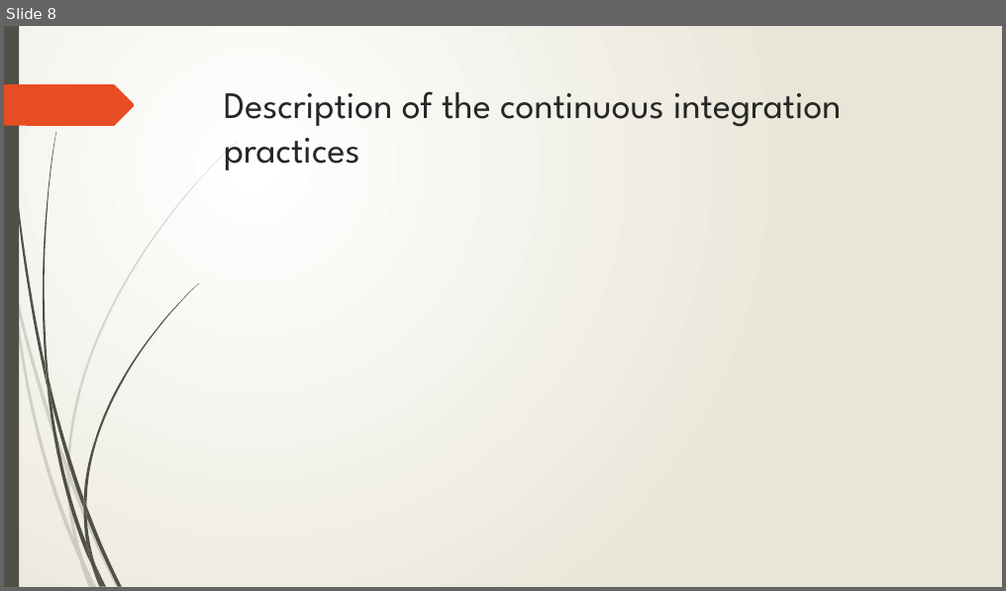
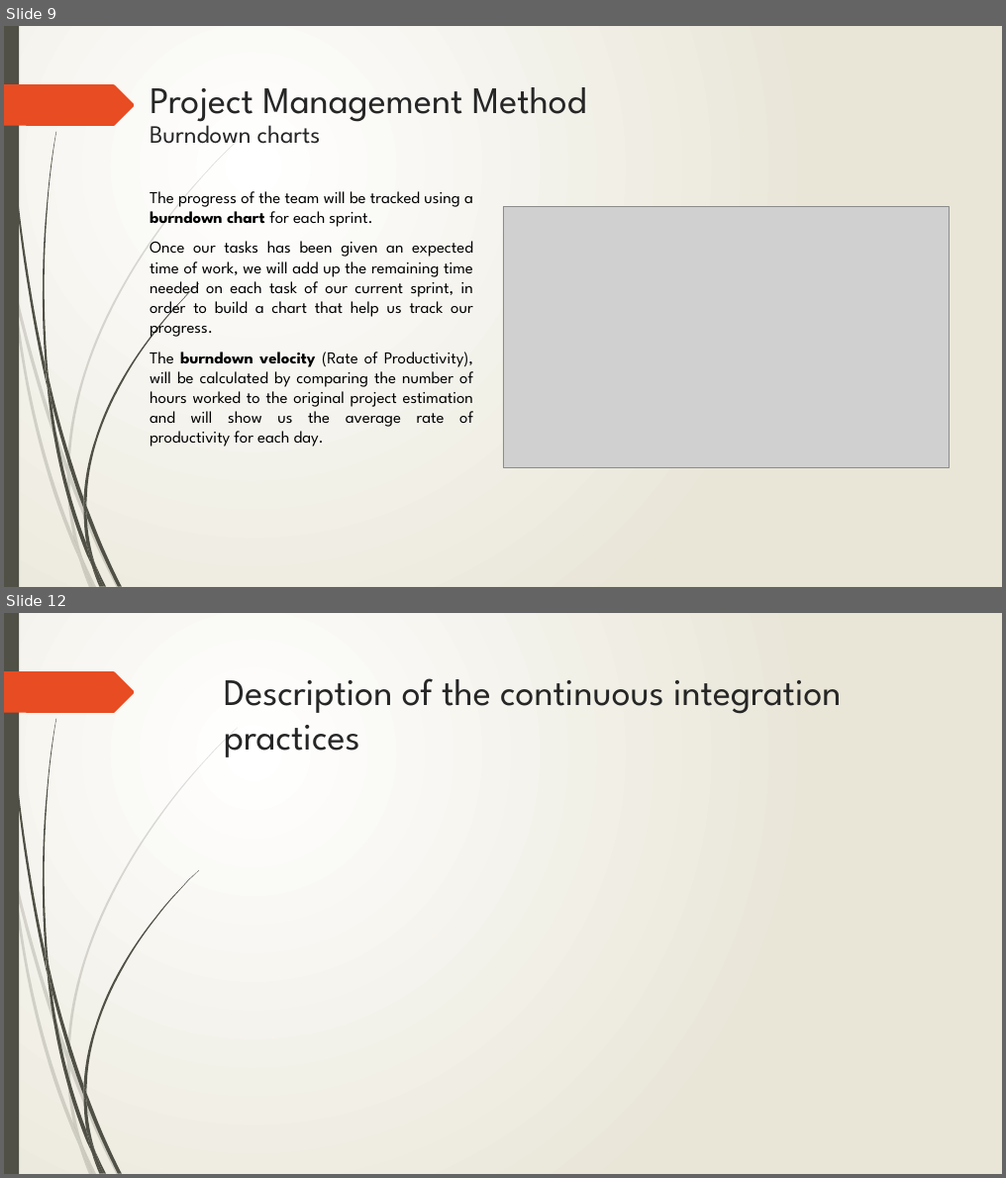
Before and after one commit to Toulouse-Exia-A4/AtlantisToulouseUML, a slide deck: ProjectManagement/Project Management.pptx. Shown one above the other, each under a label of ours: slide 8 before the commit, slides 9 and 12 after it; the slides between them are not shown. The pictures are 1006x591 and 1006x1178 pixels, drawn with LibreOffice and Linux fonts; fonts in the diff are those of the drawing; grey boxes stand for pictures. Boxes give left, top, right and bottom in pixels: in the first picture for what was removed or moved away, otherwise in the second. Text is boxed around its words. In the diff, an @@ line names an element or a change of style, - is before the commit and + after.

Commit message:
Project Management PPT Updated
Only Continuous Integration part is missing

```diff
--- a/ProjectManagement/Project Management.pptx
+++ b/ProjectManagement/Project Management.pptx
@@ slide 9 added at <box>4,26,1002,587</box>, background gradient #FFFFFF to #EAE7D8; not listed: 24 template elements that a slide beside it also shows @@
@@ title added at <box>150,87,587,144</box>, 36 pt, text #262626 @@
+Project Management Method
+Burndown charts
@@ text added at <box>150,191,473,447</box>, 16 pt, text #000000 @@
+The progress of the team will be tracked using a burndown chart for each sprint.
+Once our tasks has been given an expected time of work, we will add up the remaining time needed on each task of our current sprint, in order to build a chart that help us track our progress.
+The burndown velocity (Rate of Productivity), will be calculated by comparing the number of hours worked to the original project estimation and will show us the average rate of productivity for each day.
@@ picture added at <box>503,207,949,469</box> @@
@@ what was slide 8 is now slide 12 @@
```
Also in this commit, not shown: 5 slides changed, 4 other slides added, 1 slide removed.
